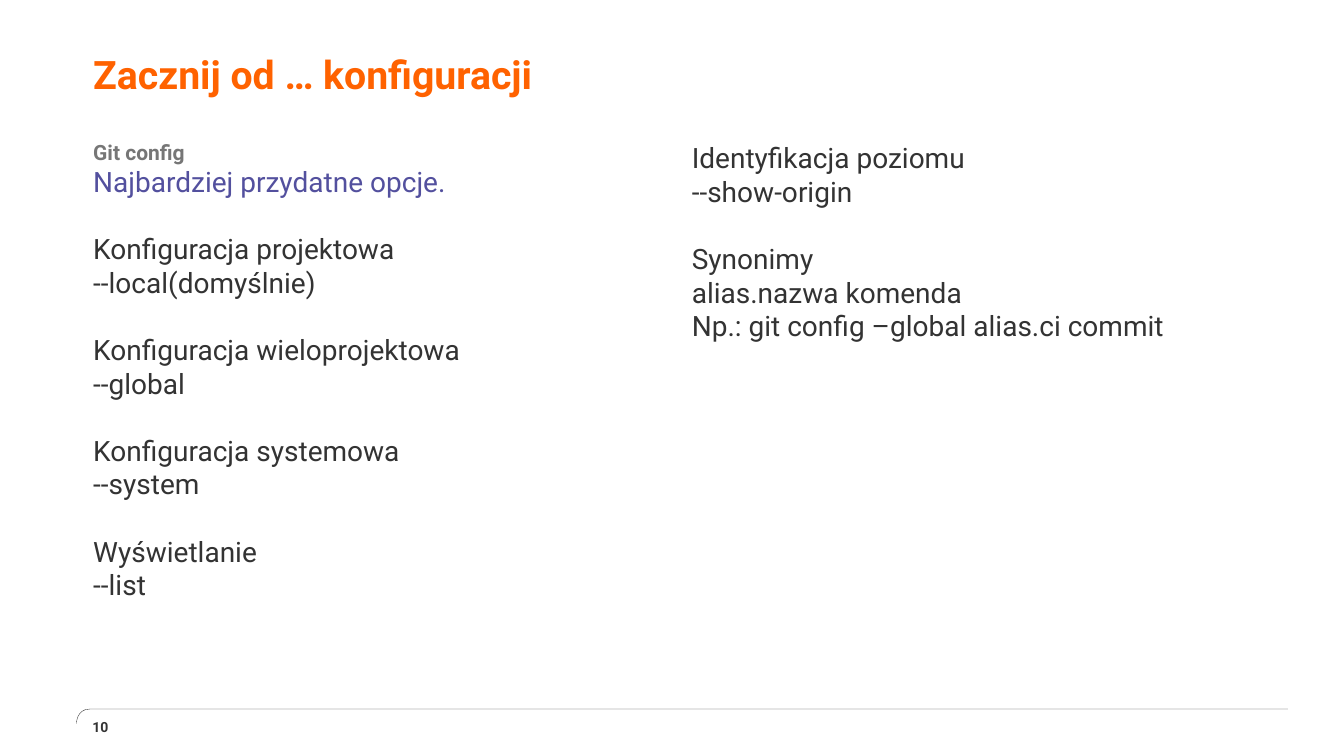
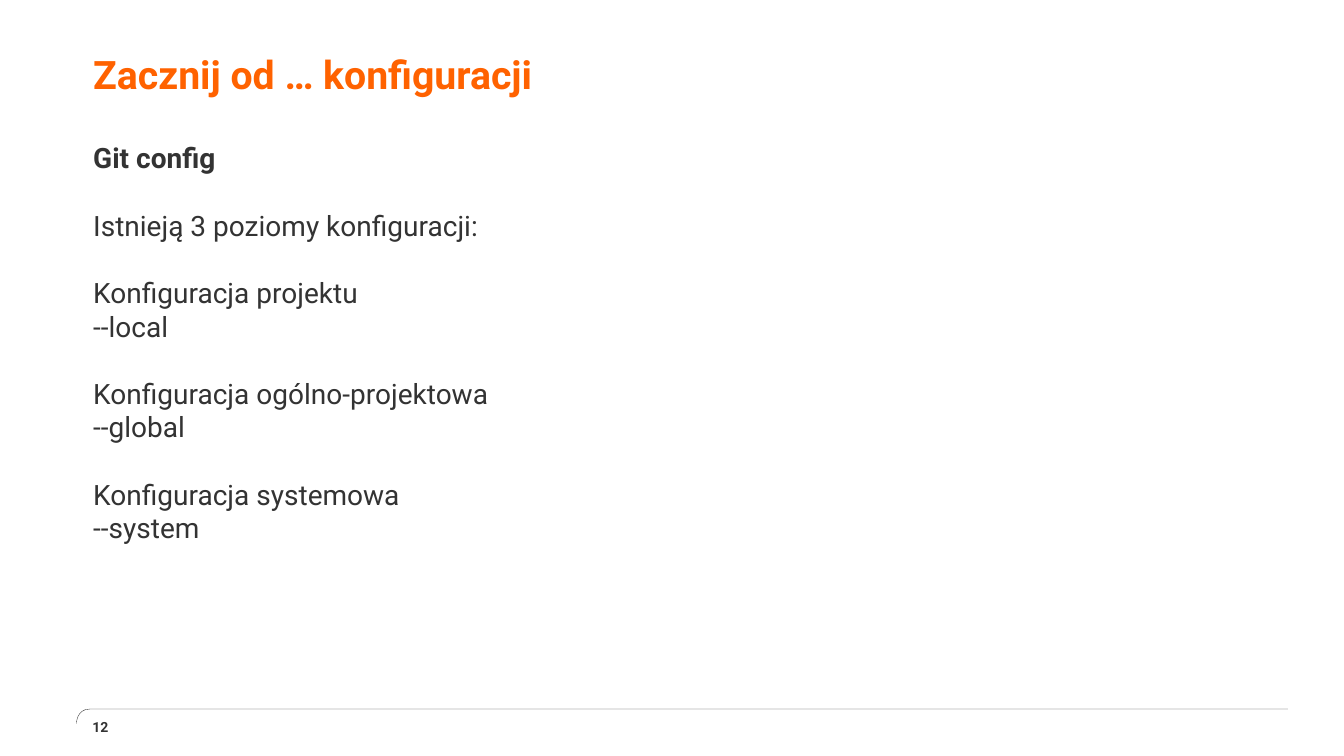
Before and after one commit to grazin/git_materialy, a slide deck: slide 12 of prezentacja/How git are you.pptx (slide 10 before the commit). Drawn at 1344x756 pixels with LibreOffice and Linux fonts; fonts in the diff are those of the drawing; background and template pictures are left out. Boxes give left, top, right and bottom in pixels: in the first picture for what was removed or moved away, otherwise in the second. Text is boxed around its words. In the diff, an @@ line names an element or a change of style, - is before the commit and + after.

Commit message:
Troche zmieniony merge, clone, config i cherry pick oraz agenda :)

```diff
--- a/prezentacja/How git are you.pptx
+++ b/prezentacja/How git are you.pptx
@@ text at [93, 146, 488, 410]: text changed @@
-  Konfiguracja projektowa
-  --local(domyślnie)
-  Konfiguracja wieloprojektowa
+  Git config
+  Istnieją 3 poziomy konfiguracji:
+  Konfiguracja projektu
+  --local
+  Konfiguracja ogólno-projektowa
@@ text "Git config": place and size @@
-text "Git config" at [93, 237, 459, 596]
+text "Git config" at [93, 146, 488, 544]
@@ text removed at [93, 144, 445, 198] @@
-Git config
-  Najbardziej przydatne opcje.
@@ text removed at [692, 146, 1164, 342] @@
-Identyfikacja poziomu
---show-origin
-Synonimy
-alias.nazwa komenda
-Np.: git config –global alias.ci commit
@@ text at [93, 541, 257, 596]: paragraphs removed @@
-  Wyświetlanie
-  --list
@@ page number at [92, 722, 108, 732]: text changed @@
-10
+12
```
Also in this commit, not shown: 5 other slides changed, 5 slides added, 1 slide removed, 11 other files.
